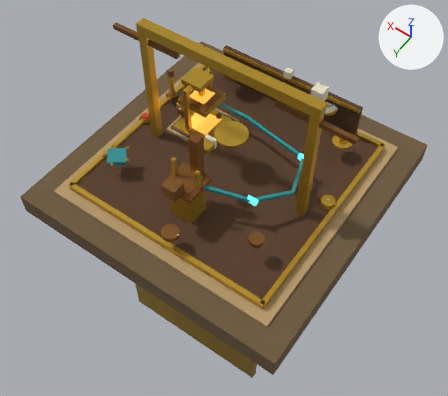
A saved change to the Blender file blends/props/observatory_platform.blend.
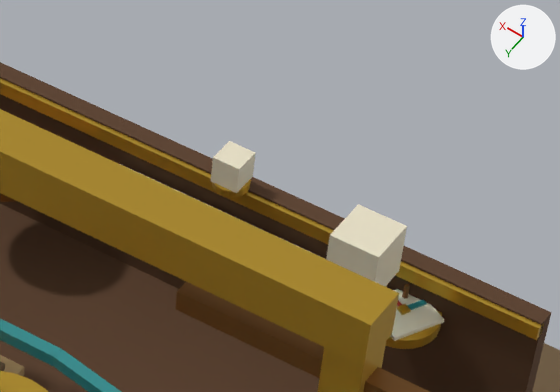
Each version is shown whole from a 50 mm camera at (-5.04, 7.31, 10.31) aimed at (0.17, 0.02, -1.15), then close up on the part from 52% to 81% of the width and 9% to 32% of the height. The axes (+X, +Y, +Z) are drawn at upper right. The lights are the same throughout. The first two pictures are the older version.

Objects in the first close-up: 'AetherLamp', 'AetherReservoir', 'FlowGauge', 'GaugeNeedle', 'Pipes', 'Platform', 'TelescopeMount' and 2 more.
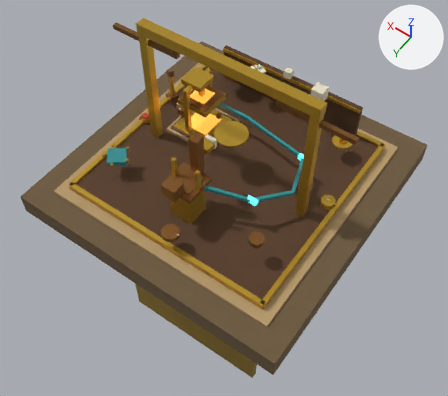
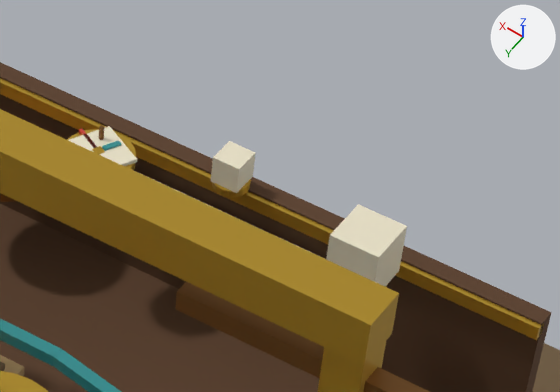
What changed in the scene script:
```text
Change ob_flowgauge:
    ob_flowgauge.location: (-1.107, -2.13, 0.75) -> (0.7, -2.0, 1.0)
Change ob_gaugeneedle:
    ob_gaugeneedle.location: (-1.107, -2.13, 0.8) -> (0.7, -2.0, 1.04)
```

Location of each change, (x1, y1, x2, y2) in pixels of the close-ups (560 x 392 px):
'FlowGauge', moved
    before: (386, 284, 444, 349)
    after: (67, 125, 137, 171)
'GaugeNeedle', moved
    before: (397, 300, 411, 315)
    after: (79, 128, 105, 154)
